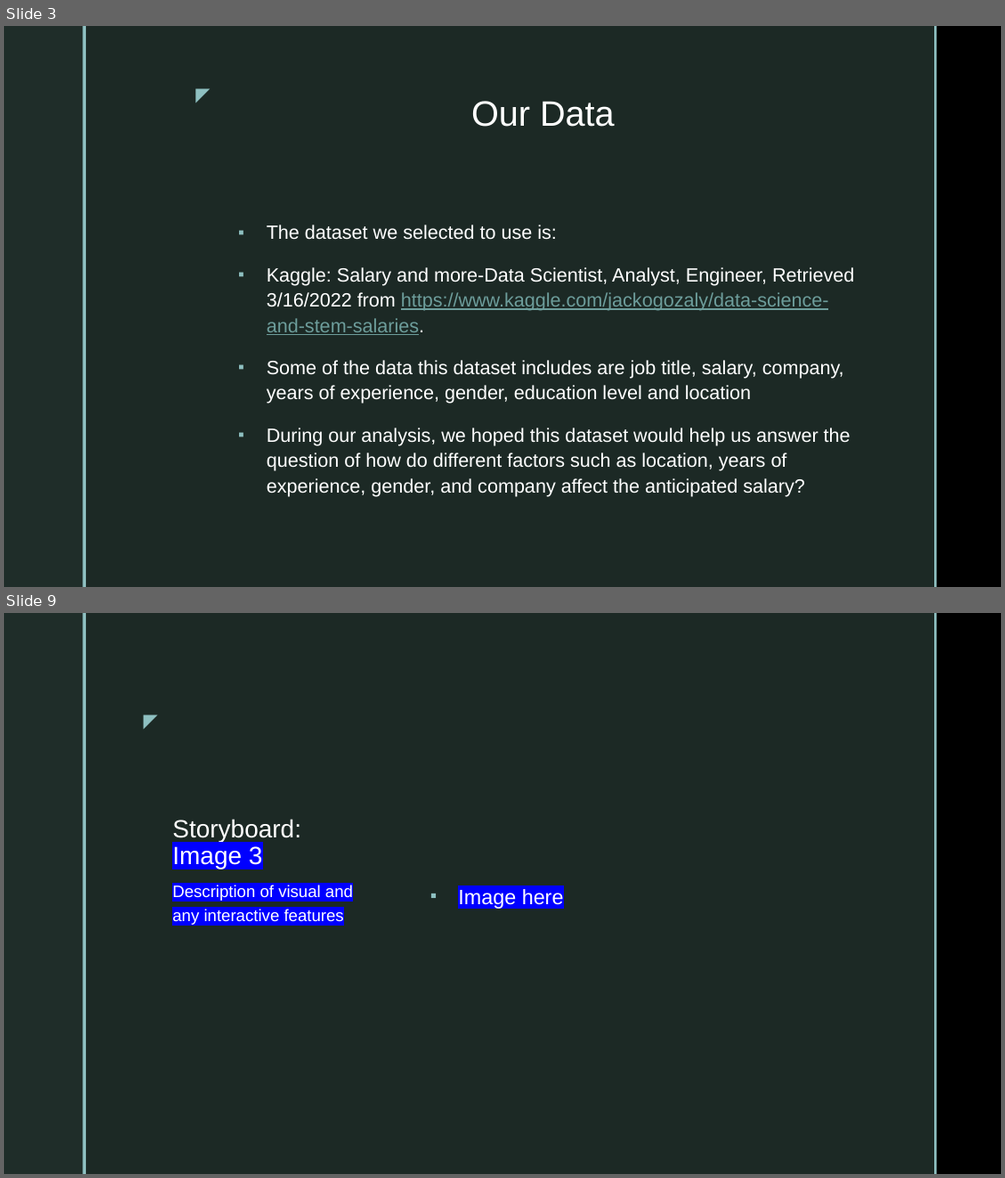
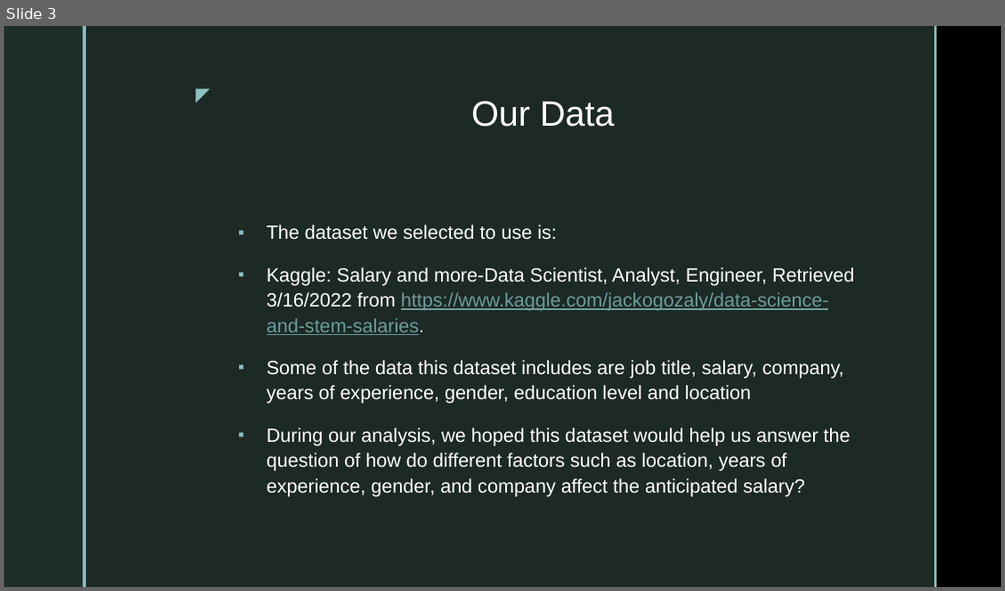
Before and after one commit to Sirius0531/final_project, a slide deck: 2nd Segment Project Deliverable/Deliverable2_Storyboard.pptx. Shown one above the other, each under a label of ours: slides 3 and 9 before the commit, slide 3 after it; the slides between them are not shown. The pictures are 1005x1178 and 1005x591 pixels, drawn with LibreOffice and Linux fonts; fonts in the diff are those of the drawing; background and template pictures are left out. Boxes give left, top, right and bottom in pixels: in the first picture for what was removed or moved away, otherwise in the second. Text is boxed around its words. In the diff, an @@ line names an element or a change of style, - is before the commit and + after.

```diff
--- a/2nd Segment Project Deliverable/Deliverable2_Storyboard.pptx
+++ b/2nd Segment Project Deliverable/Deliverable2_Storyboard.pptx
@@ slide 9 removed at [4,613,1001,1174], background picture (left out); not listed: 4 template elements that a slide beside it also shows @@
@@ text removed at [131,705,165,735] @@
-◤
@@ title removed at [172,819,301,868] @@
-Storyboard: Image 3
@@ text removed at [172,884,353,925] @@
-Description of visual and any interactive features
@@ text removed at [458,889,564,908] @@
-▪ Image here
```
Also in this commit, not shown: 5 slides changed, 4 slides added.
